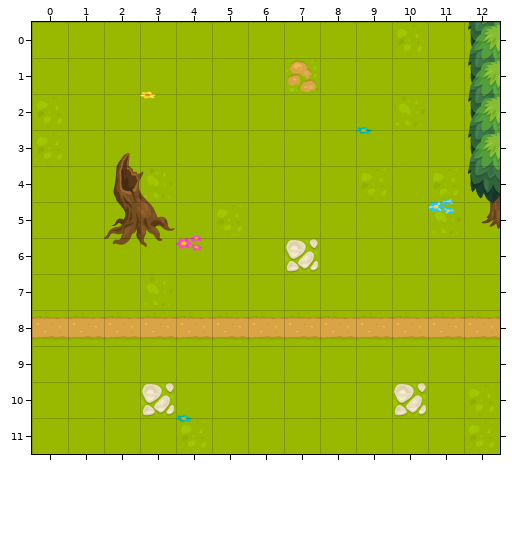
A Tiled map (JSON) gets an edit: assets/data/map/map006.json. The picture above is the old version.
Cells are 256x256 px. Shown: x 0..12, y 0..11.
Once edited:
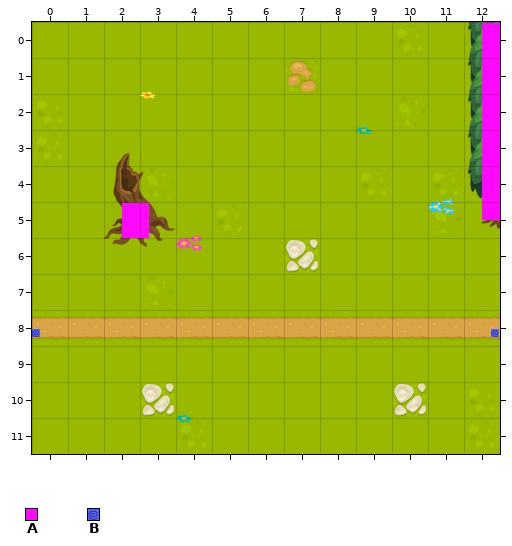
Key: from "info": A 0, B 1.
Objects are placed by their top-left corner, in cells (3,4 is the top-left corner of cell 3,4); size is 1x1 cell unless given.
Edits made:
Layer "InfoMap" (added):
added: A "obstacle" at 12.5,0 size 0.5x5.5
added: A "obstacle" at 2.5,5 size 0.8x1
added: B "warp" at 12.8,8.5 size 0.2x0.2
added: B "warp" at 0,8.5 size 0.2x0.2
